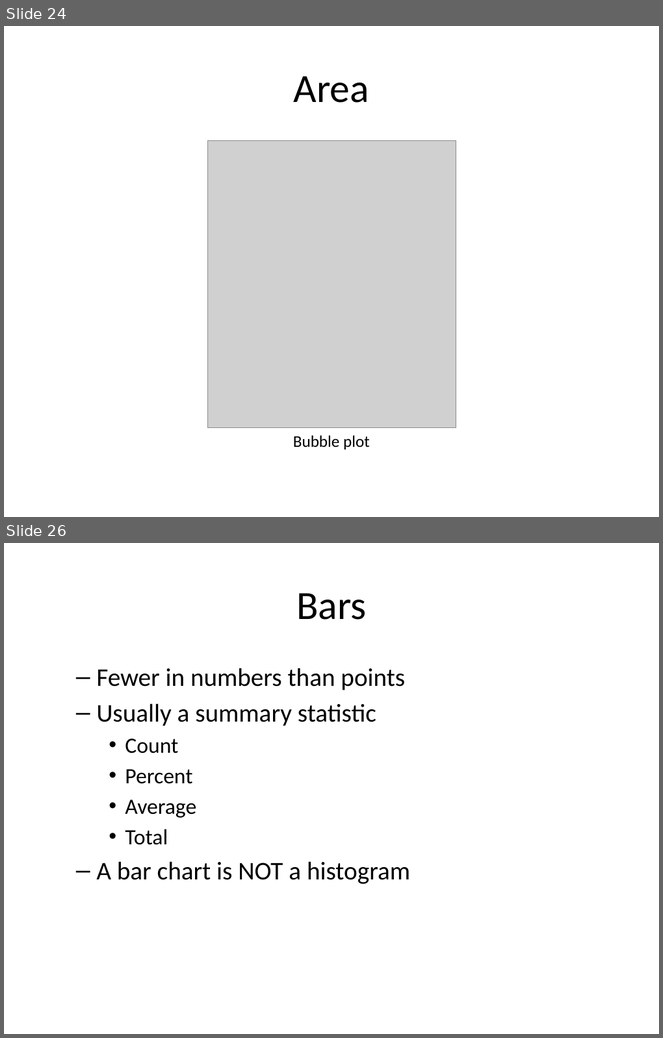
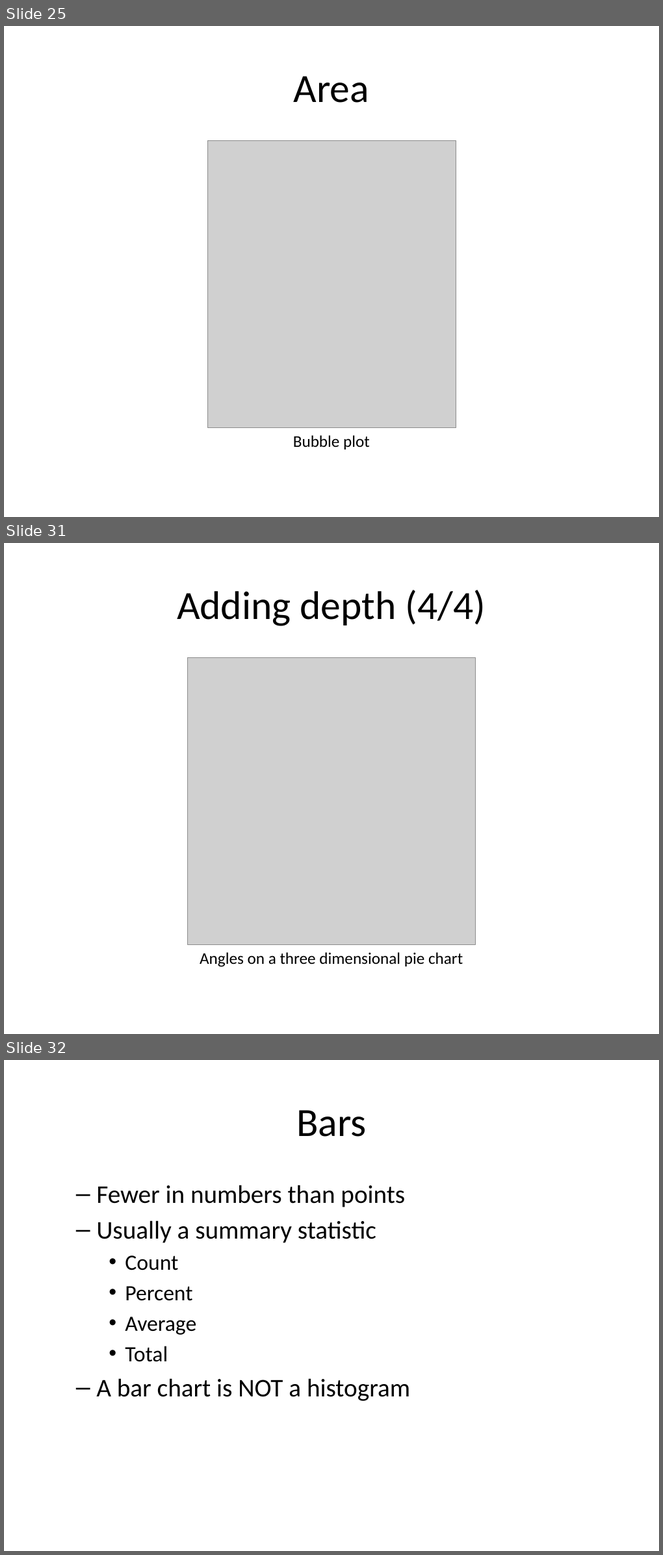
Before and after one commit to pmean/data-visualization, a slide deck: data-viz-02/src/data-visualization-02-bars.pptx. Shown one above the other, each under a label of ours: slides 24 and 26 before the commit, slides 25, 31 and 32 after it; the slides between them are not shown. The pictures are 663x1038 and 663x1555 pixels, drawn with LibreOffice and Linux fonts; fonts in the diff are those of the drawing; grey boxes stand for pictures. Boxes give left, top, right and bottom in pixels: in the first picture for what was removed or moved away, otherwise in the second. Text is boxed around its words. In the diff, an @@ line names an element or a change of style, - is before the commit and + after.

```diff
--- a/data-viz-02/src/data-visualization-02-bars.pptx
+++ b/data-viz-02/src/data-visualization-02-bars.pptx
@@ slide 31 added at (x1=4, y1=543, x2=659, y2=1034), background #FFFFFF @@
@@ title added at (x1=177, y1=590, x2=485, y2=626), 44 pt, text #000000 @@
+Adding depth (4/4)
@@ picture added at (x1=188, y1=657, x2=476, y2=945) @@
@@ text added at (x1=200, y1=953, x2=463, y2=967), 18 pt, text #000000 @@
+Angles on a three dimensional pie chart
@@ what was slide 24 is now slide 25 @@
@@ what was slide 26 is now slide 32 @@
```
Also in this commit, not shown: 6 other slides added, 1 slide removed, 11 other files.
